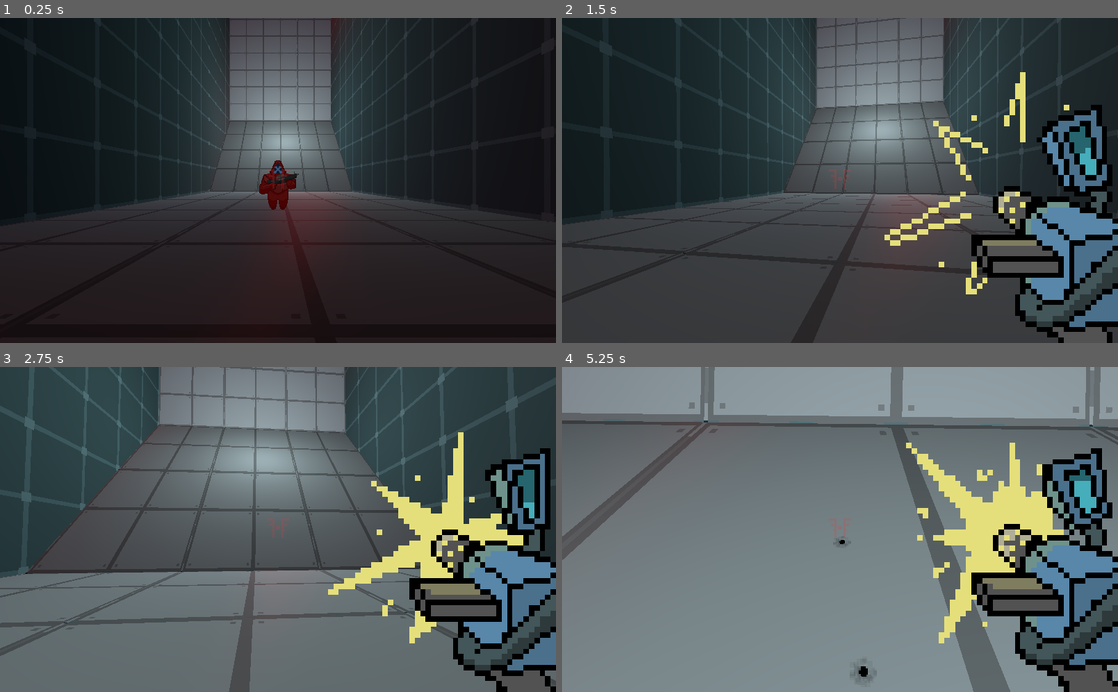
Above: before the commit, frames 1-4 (two rows, left to right).
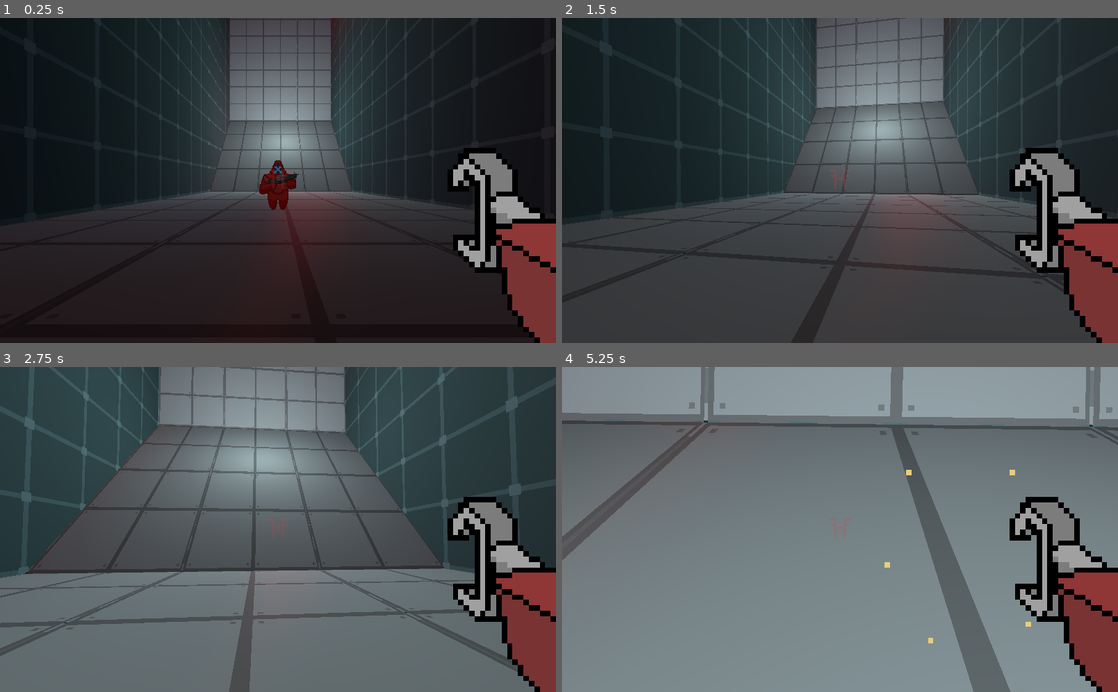
Above: after the commit, the same moments.

Repository: SomeSortOfSam/Exocutioner
Game: Godot game, scene res://World.tscn
Two runs of this game, one before a commit and one after it. Both use one fixed random seed, a clock stepped at 60 frames per second and the inputs below.
Inputs (mouse positions are in pixels of both pictures, inside the frame that each line leads up to):
- Up to frame 1 (0.25 s): no input
- Up to frame 2 (1.5 s): tap Enter at 0.5 s; move the mouse to (867, 180) at 0.52 s; press the mouse at (867, 180) at 0.53 s; hold Up (ui_up) from 0.53 s (still down); move the mouse to (812, 180) at 1.27 s; release the mouse at (812, 180) at 1.28 s; click (812, 180) at 1.35 s
- Up to frame 3 (2.75 s): keep holding Up (ui_up); move the mouse to (289, 523) at 2.02 s; press the mouse at (289, 523) at 2.03 s; tap Alt at 2.1 s
- Up to frame 4 (5.25 s): keep holding Up (ui_up); move the mouse to (834, 536) at 2.77 s; release the mouse at (834, 536) at 2.78 s; tap Ctrl at 2.85 s; click (834, 536) at 3.05 s; move the mouse to (878, 532) at 3.52 s; press the mouse at (878, 532) at 3.53 s; tap Shift at 3.6 s; move the mouse to (795, 526) at 4.27 s; release the mouse at (795, 526) at 4.28 s; click (795, 526) at 4.35 s; move the mouse to (845, 529) at 5.02 s; press the mouse at (845, 529) at 5.03 s

The runs differ from the first frame. In frame 1, 6.1% of the frame differs, in the area x 80-100%, y 39-100%; in frame 2, 13%; in frame 3, 15%; in frame 4, 16%, in the area x 49-100%, y 23-100%.

Commit message:
Implemented CLAW

Diff:
--- a/Character/Player/Player.tscn
+++ b/Character/Player/Player.tscn
@@ -2,7 +2,7 @@
 
 [ext_resource path="res://Character/Player/MouseLook.gd" type="Script" id=1]
 [ext_resource path="res://Character/Character.tscn" type="PackedScene" id=2]
-[ext_resource path="res://Guns/Sappler/Sappler.tscn" type="PackedScene" id=3]
+[ext_resource path="res://Guns/CLAW/Claw.tscn" type="PackedScene" id=3]
 [ext_resource path="res://Character/Player/Player.gd" type="Script" id=4]
 
 [sub_resource type="CapsuleShape" id=1]
@@ -16,7 +16,7 @@
 current = true
 script = ExtResource( 1 )
 
-[node name="Sappler" parent="Camera" index="0" instance=ExtResource( 3 )]
+[node name="Claw" parent="Camera" index="0" instance=ExtResource( 3 )]
 
 [node name="HitBox" type="Area" parent="." index="3"]
 collision_layer = 4
--- /dev/null
+++ b/Guns/CLAW/Animations.tres
@@ -0,0 +1,52 @@
+[gd_resource type="SpriteFrames" load_steps=11 format=2]
+
+[ext_resource path="res://Guns/CLAW/C.L.A.W..png" type="Texture" id=1]
+
+[sub_resource type="AtlasTexture" id=1]
+atlas = ExtResource( 1 )
+region = Rect2( 0, 0, 64, 64 )
+
+[sub_resource type="AtlasTexture" id=2]
+atlas = ExtResource( 1 )
+region = Rect2( 64, 0, 64, 64 )
+
+[sub_resource type="AtlasTexture" id=3]
+atlas = ExtResource( 1 )
+region = Rect2( 128, 0, 64, 64 )
+
+[sub_resource type="AtlasTexture" id=4]
+atlas = ExtResource( 1 )
+region = Rect2( 192, 0, 64, 64 )
+
+[sub_resource type="AtlasTexture" id=5]
+atlas = ExtResource( 1 )
+region = Rect2( 0, 64, 64, 64 )
+
+[sub_resource type="AtlasTexture" id=6]
+atlas = ExtResource( 1 )
+region = Rect2( 64, 64, 64, 64 )
+
+[sub_resource type="AtlasTexture" id=7]
+atlas = ExtResource( 1 )
+region = Rect2( 128, 64, 64, 64 )
+
+[sub_resource type="AtlasTexture" id=8]
+atlas = ExtResource( 1 )
+region = Rect2( 192, 64, 64, 64 )
+
+[sub_resource type="AtlasTexture" id=9]
+atlas = ExtResource( 1 )
+region = Rect2( 192, 64, 64, 64 )
+
+[resource]
+animations = [ {
+"frames": [ SubResource( 1 ), SubResource( 2 ), SubResource( 3 ), SubResource( 4 ), SubResource( 5 ), SubResource( 6 ), SubResource( 7 ), SubResource( 8 ) ],
+"loop": false,
+"name": "Grab",
+"speed": 12.0
+}, {
+"frames": [ SubResource( 9 ) ],
+"loop": true,
+"name": "Idle",
+"speed": 12.0
+} ]
--- /dev/null
+++ b/Guns/CLAW/Claw.gd
@@ -0,0 +1,14 @@
+extends Gun
+
+onready var ray : RayCast = $RayCast
+
+func _shoot():
+	if ray.is_colliding() and not sprite.animation == 'Grab':
+		sprite.play('Grab')
+		sounds.play()
+		var hit : Node = ray.get_collider().get_parent()
+		if hit.has_method("_on_HitBox_area_entered"):
+			hit._on_HitBox_area_entered(ray)
+
+func _on_Sprite_animation_finished():
+	sprite.play('Idle')
--- /dev/null
+++ b/Guns/CLAW/Claw.tscn
@@ -0,0 +1,22 @@
+[gd_scene load_steps=5 format=2]
+
+[ext_resource path="res://Guns/Gun.tscn" type="PackedScene" id=1]
+[ext_resource path="res://Guns/CLAW/Animations.tres" type="SpriteFrames" id=2]
+[ext_resource path="res://Guns/CLAW/Claw.gd" type="Script" id=3]
+[ext_resource path="res://Guns/CLAW/Shoot.wav" type="AudioStream" id=4]
+
+[node name="Claw" instance=ExtResource( 1 )]
+script = ExtResource( 3 )
+
+[node name="Sprite" parent="CanvasLayer/Control" index="0"]
+frames = ExtResource( 2 )
+animation = "Idle"
+
+[node name="GunSounds" parent="." index="1"]
+stream = ExtResource( 4 )
+
+[node name="RayCast" type="RayCast" parent="." index="2"]
+enabled = true
+cast_to = Vector3( 0, 0, -3 )
+collision_mask = 33
+collide_with_areas = true
--- a/Guns/Gun.tscn
+++ b/Guns/Gun.tscn
@@ -23,7 +23,6 @@
 
 [node name="Sprite" type="AnimatedSprite" parent="CanvasLayer/Control"]
 scale = Vector2( 10, 10 )
-animation = "Idle"
 playing = true
 centered = false
 
@@ -43,5 +42,6 @@
 stretch_mode = 5
 
 [node name="GunSounds" type="AudioStreamPlayer3D" parent="."]
+unit_db = -3.0
 
 [connection signal="animation_finished" from="CanvasLayer/Control/Sprite" to="." method="_on_Sprite_animation_finished"]
--- a/Guns/MagmaMagnum/Magma Magnum.tscn
+++ b/Guns/MagmaMagnum/Magma Magnum.tscn
@@ -17,6 +17,7 @@
 
 [node name="Sprite" parent="CanvasLayer/Control" index="0"]
 frames = ExtResource( 3 )
+animation = "Idle"
 
 [node name="Hurtbox" type="Area" parent="." index="2"]
 collision_layer = 8
--- a/Guns/Orbital_L/Orbital_L.tscn
+++ b/Guns/Orbital_L/Orbital_L.tscn
@@ -14,3 +14,4 @@
 
 [node name="Sprite" parent="CanvasLayer/Control" index="0"]
 frames = ExtResource( 1 )
+animation = "Idle"
--- a/Guns/Sappler/Sappler.tscn
+++ b/Guns/Sappler/Sappler.tscn
@@ -12,6 +12,7 @@
 
 [node name="Sprite" parent="CanvasLayer/Control" index="0"]
 frames = ExtResource( 3 )
+animation = "Idle"
 
 [node name="GunSounds" parent="." index="1"]
 stream = ExtResource( 4 )
